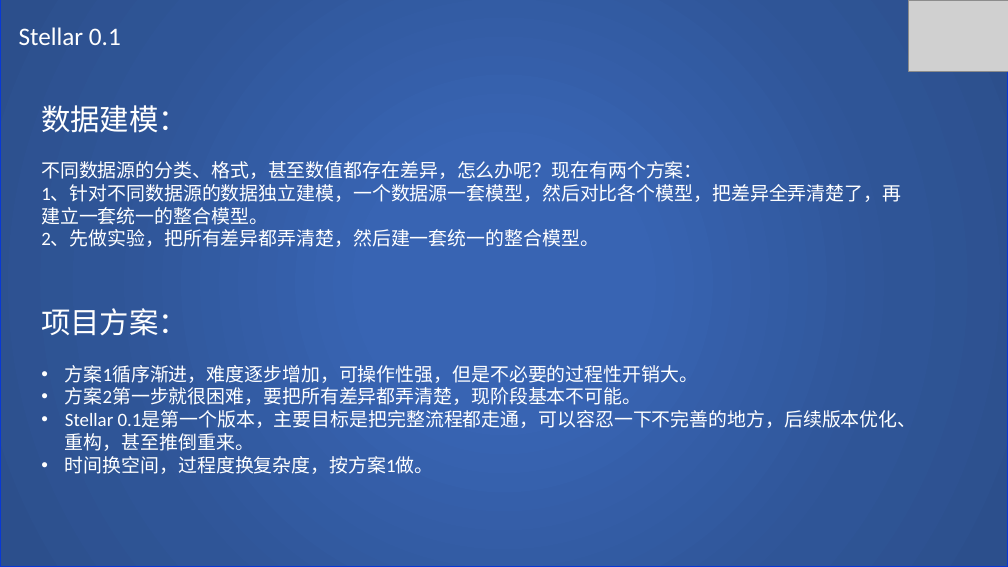
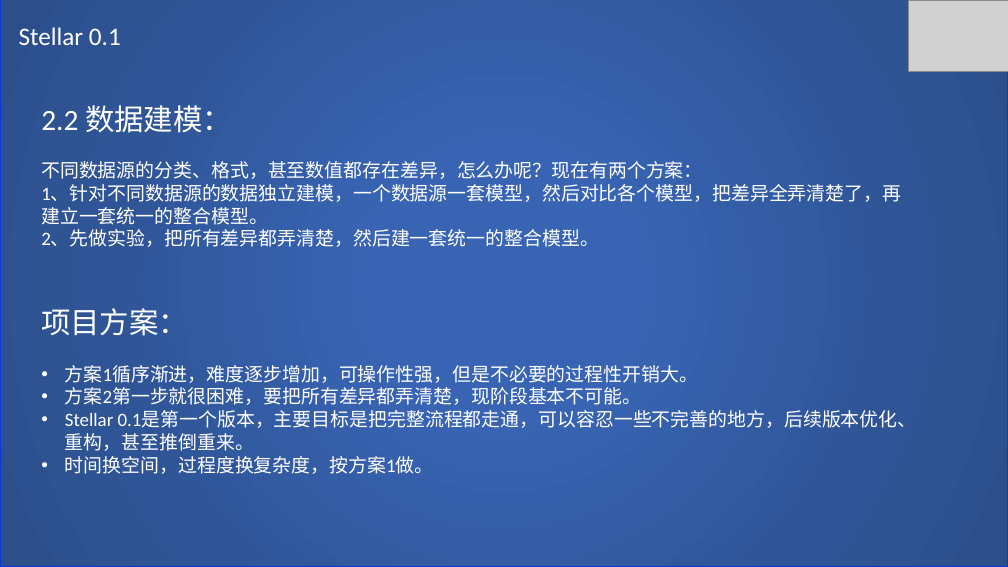
Before and after one commit to SCITLAS/Stellar, a slide deck: slide 10 of Stellar_0.1/documents/design.pptx. Drawn at 1008x567 pixels with LibreOffice and Linux fonts; fonts in the diff are those of the drawing; grey boxes stand for pictures. Boxes give left, top, right and bottom in pixels: in the first picture for what was removed or moved away, otherwise in the second. Text is boxed around its words. In the diff, an @@ line names an element or a change of style, - is before the commit and + after.

```diff
--- a/Stellar_0.1/documents/design.pptx
+++ b/Stellar_0.1/documents/design.pptx
@@ text at (41, 105, 232, 133): text changed @@
-数据建模：
+2.2 数据建模：
@@ text at (65, 411, 917, 451): text changed @@
-• Stellar 0.1是第一个版本，主要目标是把完整流程都走通，可以容忍一下不完善的地方，后续版本优化、重构，甚至推倒重来。
+• Stellar 0.1是第一个版本，主要目标是把完整流程都走通，可以容忍一些不完善的地方，后续版本优化、重构，甚至推倒重来。
```
Also in this commit, not shown: 21 other slides changed, 30 slides added, 1 other file.
